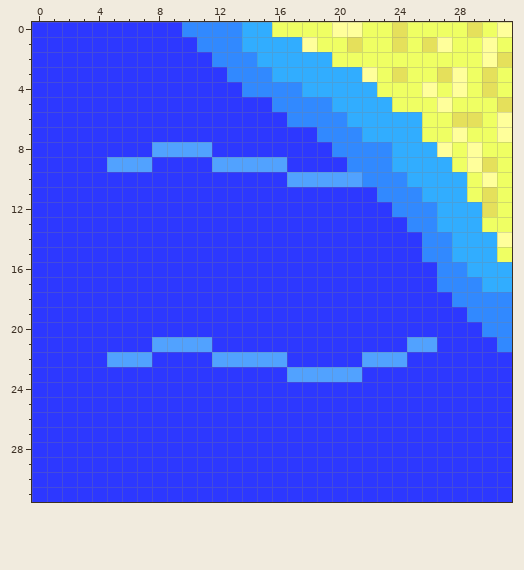
Pixel-art sprite: assets/eaune.png. The first picture shows the starting point.
The file is 32x32 pixels. Colours within 5 levels of each other are drawn and written as one.
The result:
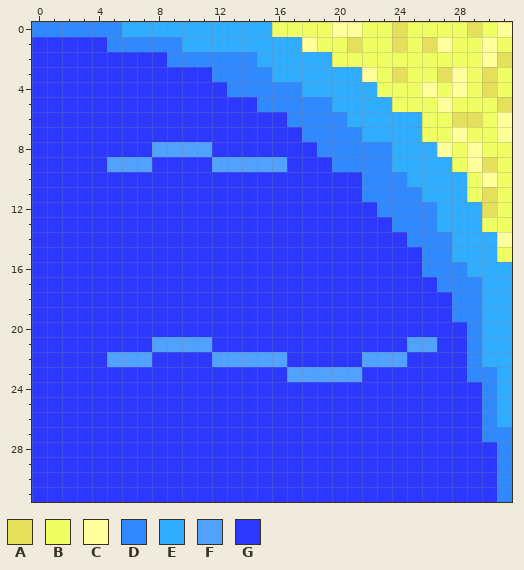
Palette (. is transparent): A #e5e05b  B #efff63  C #ffff9b  D #3189ff  E #31adff  F #51a2ff  G #2d38ff
Difference:
y 0: x 0..13 GGGGGGGGGGDDDD -> DDDDDDEEEEEEEE
y 1: x 5..13 GGGGGGDDD -> DDDDDEEEE
y 2: x 9..11 GGG -> DDD
y 3: x 12 G -> D
y 4: x 13 G -> D
y 5: x 15 G -> D
y 7: x 18 G -> D
y 8: x 19 G -> D
y 9: x 20 G -> D
y 10: x 17..21 FFFFF -> GGGGG
y 11: x 22 G -> D
y 12: x 23 G -> D
y 13: x 24 G -> D
y 14: x 25 G -> D
y 16: x 26 G -> D
y 18: x 30..31 DD -> EE
y 19: x 28 G -> D; x 30..31 DD -> EE
y 20: x 29..31 GDD -> DEE
y 21: x 29..31 GGD -> DEE
y 22: x 29..31 GGG -> DEE
y 23: x 29..31 GGG -> DDE
y 24..26: x 30..31 GG -> DE
y 27: x 30..31 GG -> DD
y 28..31: x 31 G -> D
